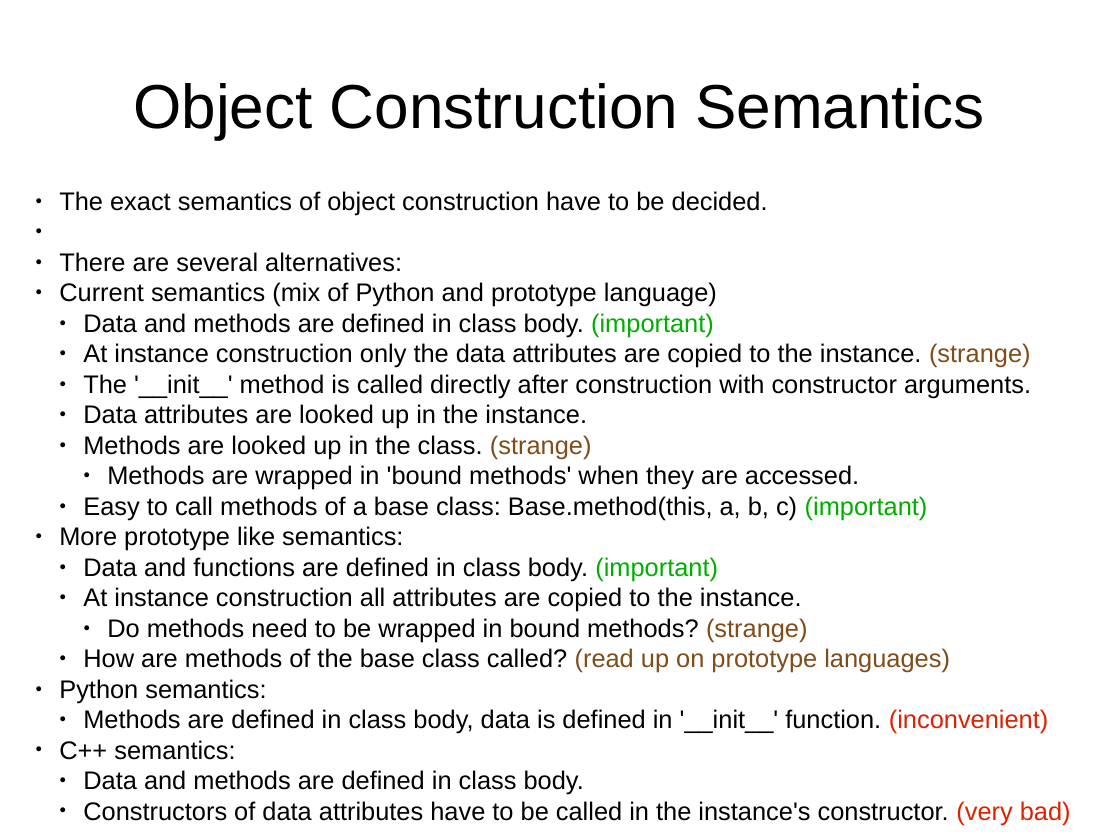
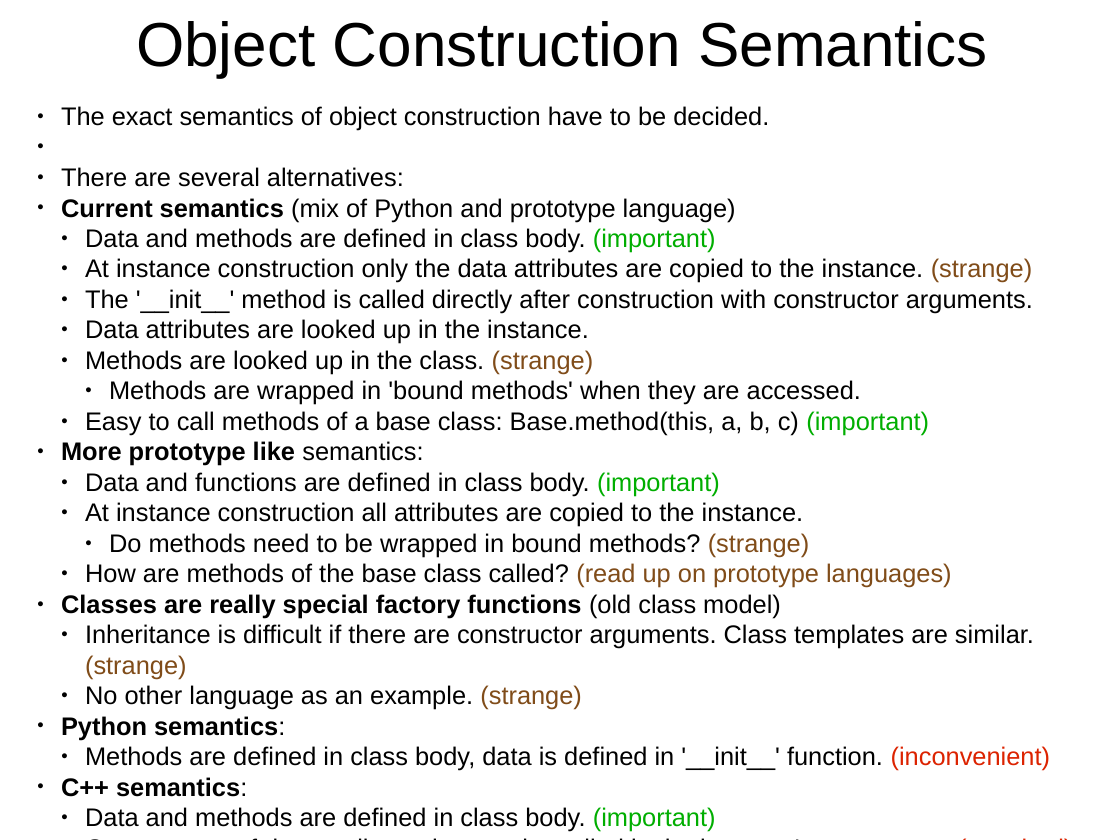
Before and after one commit to eike-welk/freeode, a slide deck: slide 4 of freeode_py/SIML Compiler Outline.odp. Drawn at 1120x840 pixels with LibreOffice and Linux fonts; fonts in the diff are those of the drawing. Boxes give left, top, right and bottom in pixels: in the first picture for what was removed or moved away, otherwise in the second. Text is boxed around its words. In the diff, an @@ line names an element or a change of style, - is before the commit and + after.

```diff
--- a/freeode_py/SIML Compiler Outline.odp
+++ b/freeode_py/SIML Compiler Outline.odp
@@ title "Object Construction Semantics": place and size @@
-title "Object Construction Semantics" at [133, 83, 985, 139]
+title "Object Construction Semantics" at [136, 21, 988, 77]
@@ text "The exact semantics of object ...": place and size @@
-text "The exact semantics of object ..." at [59, 191, 1071, 825]
+text "The exact semantics of object ..." at [61, 106, 1050, 832]
@@ text at [61, 198, 736, 797]: bold on in "Current semantics", "More prototype like", "Python semantics:", "C++ semantics:" @@
@@ text at [61, 594, 1034, 710]: paragraphs added @@
+● Classes are really special factory functions (old class model)
+  ● Inheritance is difficult if there are constructor arguments. Class templates are similar.(strange)
+  ● No other language as an example. (strange)
@@ text at [85, 807, 716, 832]: text changed @@
-  ● Data and methods are defined in class body.
+  ● Data and methods are defined in class body. (important)
```
Also in this commit, not shown: 2 other files.
